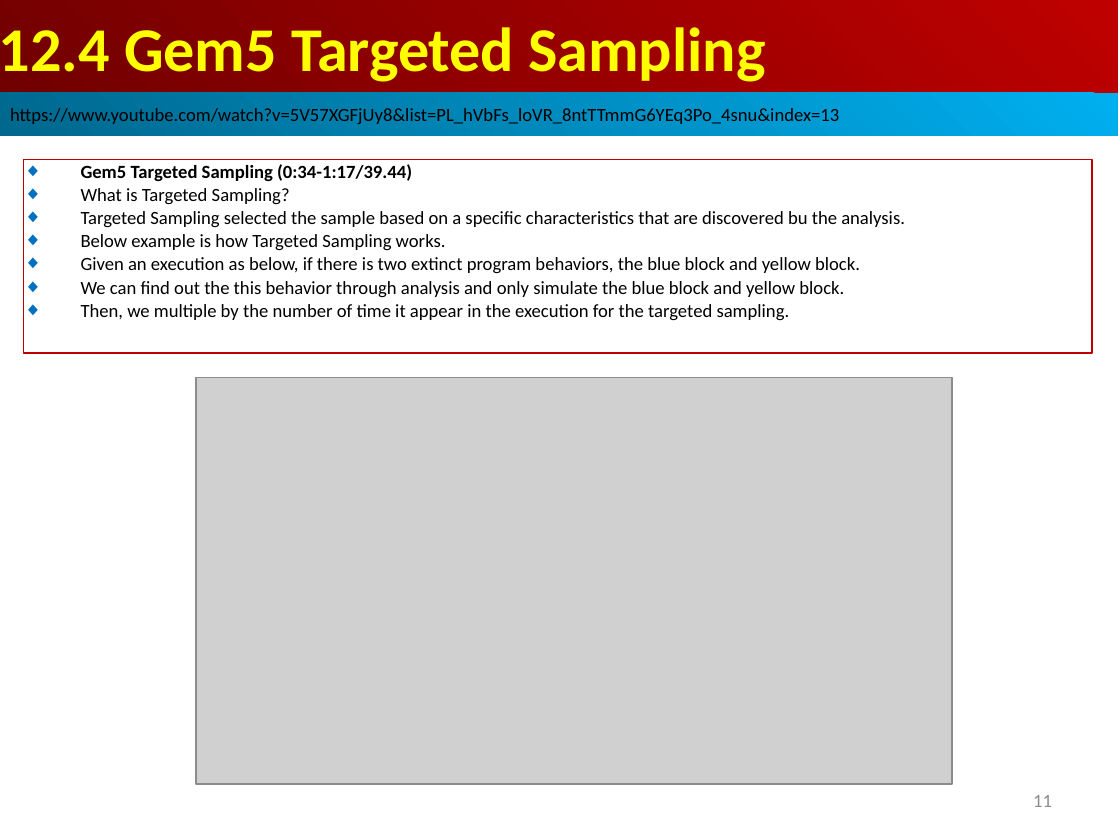
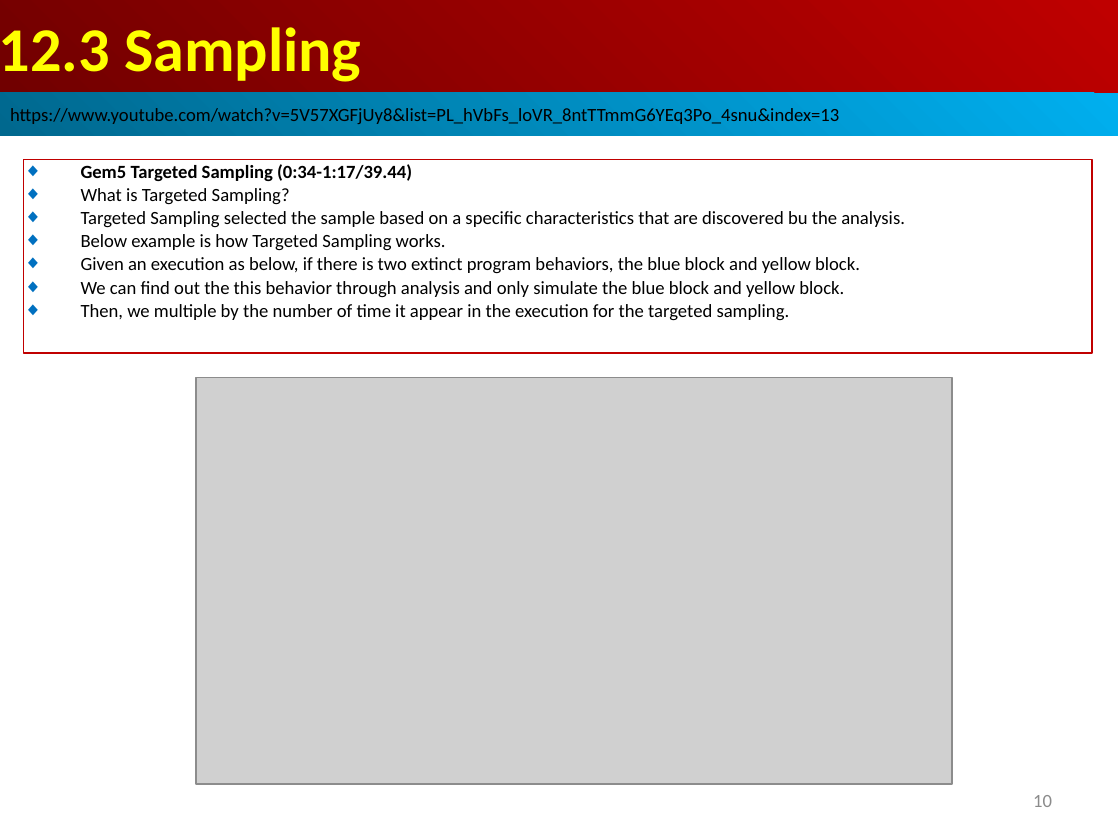
Before and after one commit to peterhchen/AIU_CS850_Gem5_McPAT, a slide deck: slide 10 of 050_Gem5/013.SampleSim/000_Video/013.SampleSim.ppt (slide 11 before the commit). Drawn at 1120x840 pixels with LibreOffice and Linux fonts; fonts in the diff are those of the drawing; grey boxes stand for pictures. Boxes give left, top, right and bottom in pixels: in the first picture for what was removed or moved away, otherwise in the second. Text is boxed around its words. In the diff, an @@ line names an element or a change of style, - is before the commit and + after.

```diff
--- a/050_Gem5/013.SampleSim/000_Video/013.SampleSim.ppt
+++ b/050_Gem5/013.SampleSim/000_Video/013.SampleSim.ppt
@@ text in rectangle at <box>0,27,361,82</box>: text changed @@
-12.4 Gem5 Targeted Sampling
+12.3 Sampling
@@ page number at <box>1033,795,1052,807</box>: text changed @@
-11
+10
```
Also in this commit, not shown: 2 other slides changed, 1 slide added, 1 slide removed.
